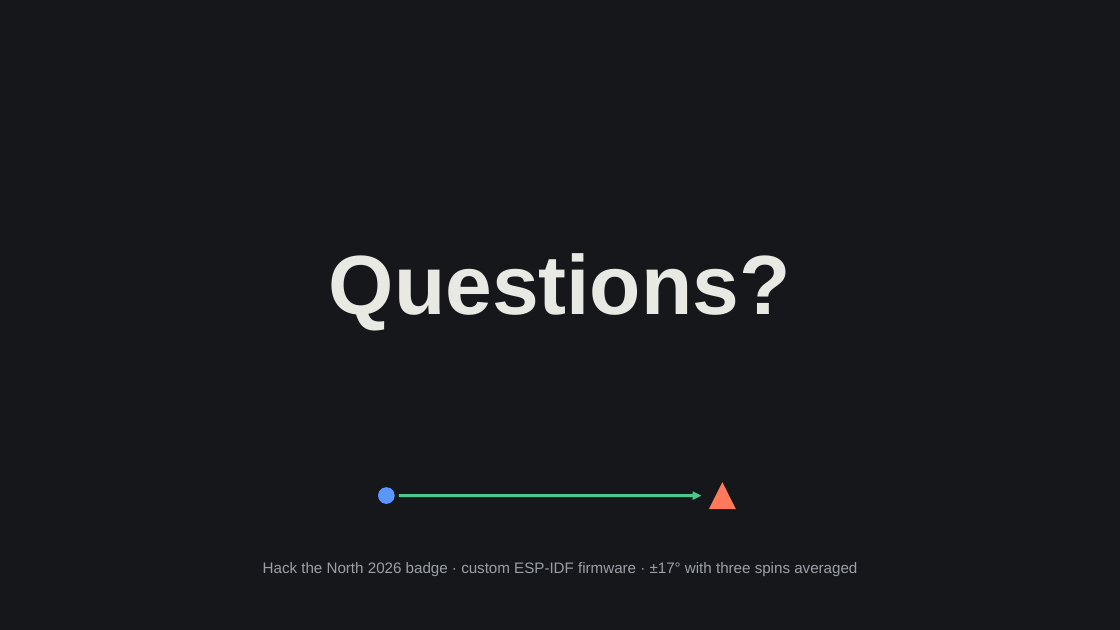
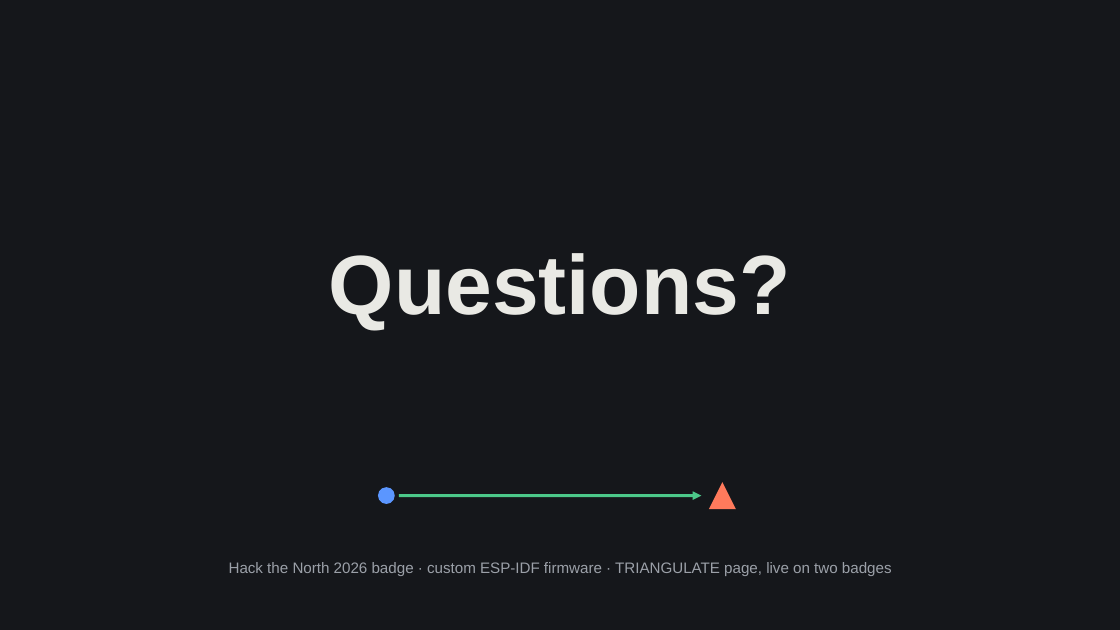
Before and after one commit to abigail-liang/hack-the-north-2026-badge, a slide deck: slide 15 of presentation/badge-finder-slides.pptx. Drawn at 1120x630 pixels with LibreOffice and Linux fonts; fonts in the diff are those of the drawing. Boxes give left, top, right and bottom in pixels: in the first picture for what was removed or moved away, otherwise in the second. Text is boxed around its words. In the diff, an @@ line names an element or a change of style, - is before the commit and + after.

```diff
--- a/presentation/badge-finder-slides.pptx
+++ b/presentation/badge-finder-slides.pptx
@@ text at <box>229,562,892,576</box>: text changed @@
-Hack the North 2026 badge · custom ESP-IDF firmware · ±17° with three spins averaged
+Hack the North 2026 badge · custom ESP-IDF firmware · TRIANGULATE page, live on two badges
```
Also in this commit, not shown: 5 other slides changed, 2 other files.
